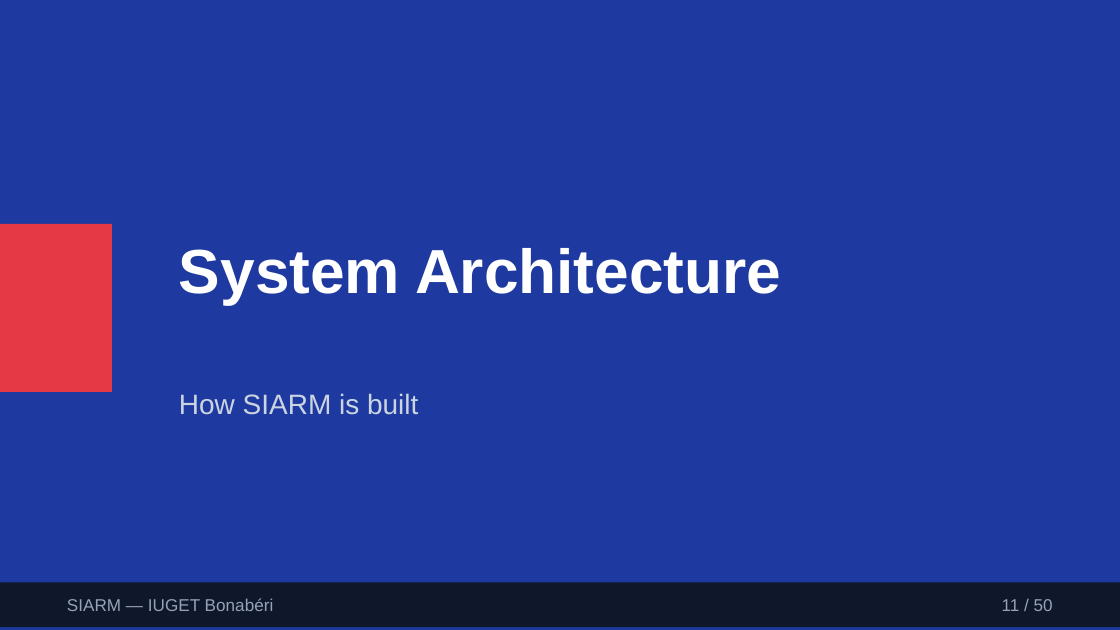
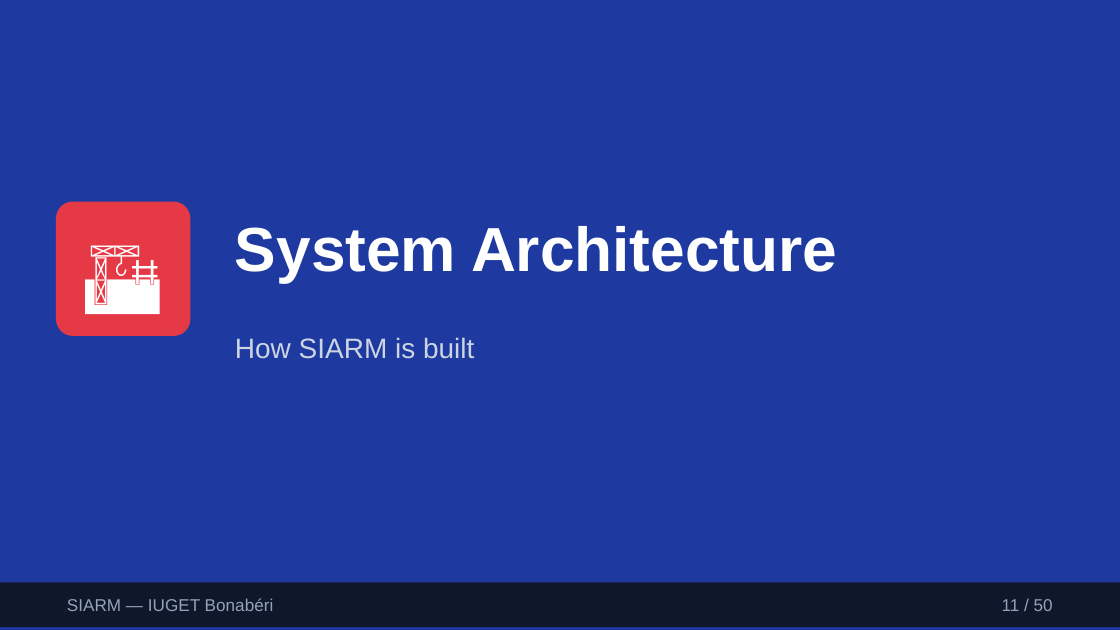
Before and after one commit to leaticiadipocko-wq/schoolproject, a slide deck: slide 11 of deliverables/SIARM-Defense-Presentation.pptx. Drawn at 1120x630 pixels with LibreOffice and Linux fonts; fonts in the diff are those of the drawing. Boxes give left, top, right and bottom in pixels: in the first picture for what was removed or moved away, otherwise in the second. Text is boxed around its words. In the diff, an @@ line names an element or a change of style, - is before the commit and + after.

Commit message:
fix: redesign PowerPoint with visual diagrams and icons instead of text
- Replaced text-heavy bullet points with visual diagrams and icons
- Added before/after comparison slides
- Added flow diagrams for processes (attendance, grades, fees)
- Added phone mockup for mobile learning
- Added browser mockup for landing page
- Added role pyramid visualization
- Added permission matrix grid
- Added timetable grid mockup
- Added chat widget mockup for chatbot
- Used emoji icons throughout for visual appeal

```diff
--- a/deliverables/SIARM-Defense-Presentation.pptx
+++ b/deliverables/SIARM-Defense-Presentation.pptx
@@ text at (56,202,190,336): text added @@
+🏗️
@@ text "🏗️": place and size @@
-text "🏗️" at (0,224,112,392)
+text "🏗️" at (56,202,190,336)
@@ text "🏗️" at (56,202,190,336): fill #E63946 to none @@
@@ rounded rectangle added at (56,202,190,336), fill #E63946 @@
@@ text "System Architecture": place and size @@
-text "System Architecture" at (179,248,781,304)
+text "System Architecture" at (235,226,837,282)
@@ text "How SIARM is built": place and size @@
-text "How SIARM is built" at (179,393,418,415)
+text "How SIARM is built" at (235,337,474,359)
```
Also in this commit, not shown: 40 other slides changed, 9 slides added, 9 slides removed, 1 other file.
